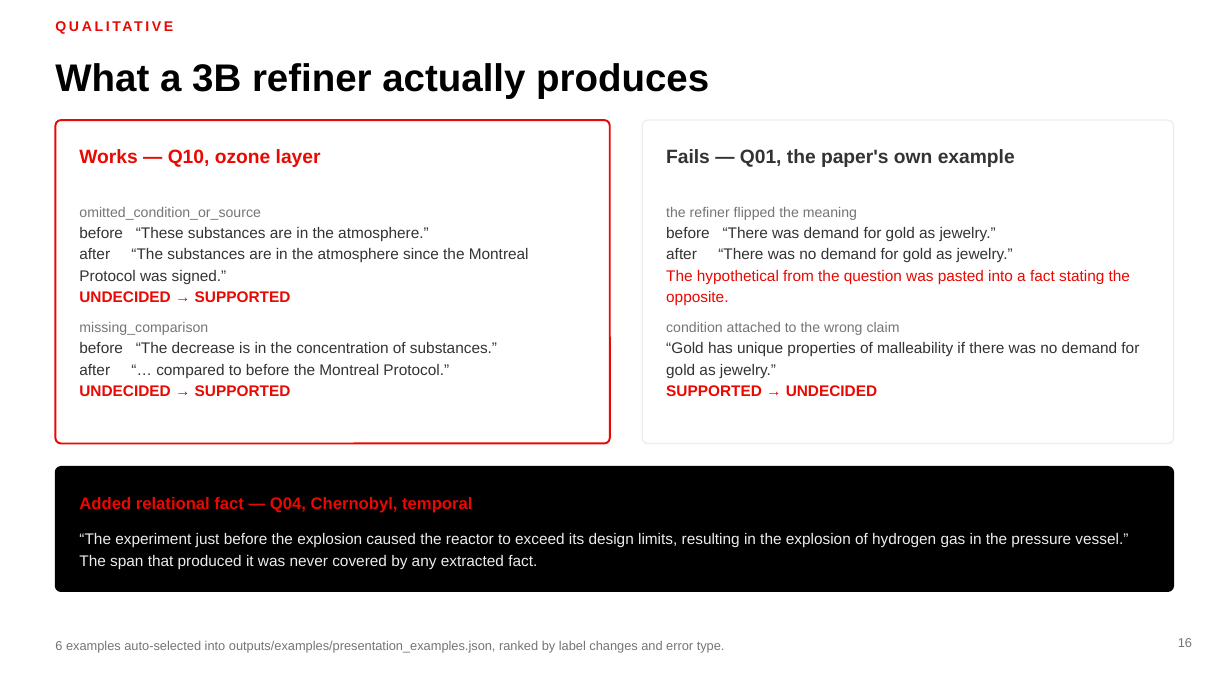
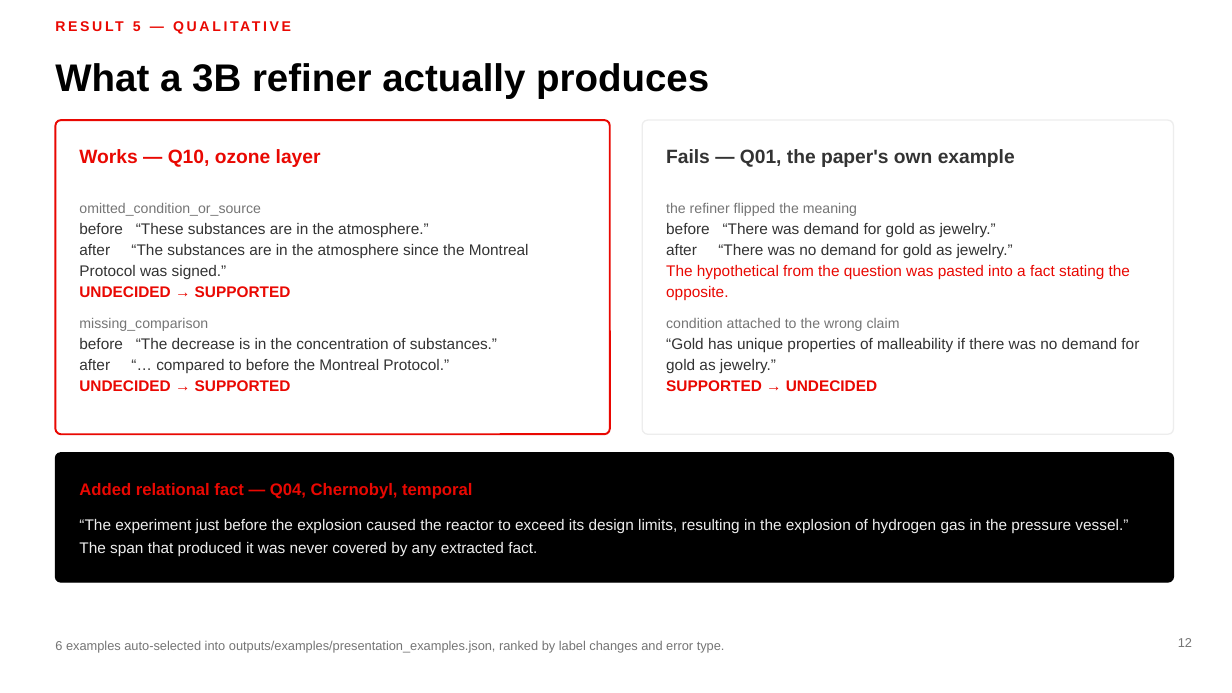
Before and after one commit to MadhavKrishna06/Verifact-Lite, a slide deck: slide 12 of presentation/VERIFACT-Lite-TTU.pptx (slide 16 before the commit). Drawn at 1232x693 pixels with LibreOffice and Linux fonts; fonts in the diff are those of the drawing. Boxes give left, top, right and bottom in pixels: in the first picture for what was removed or moved away, otherwise in the second. Text is boxed around its words. In the diff, an @@ line names an element or a change of style, - is before the commit and + after.

```diff
--- a/presentation/VERIFACT-Lite-TTU.pptx
+++ b/presentation/VERIFACT-Lite-TTU.pptx
@@ text at [133, 21, 141, 31]: text changed @@
-QUALITATIVE
+RESULT 5 — QUALITATIVE
@@ rounded rectangle: place and size @@
-rounded rectangle at [55, 120, 610, 444]
+rounded rectangle at [55, 120, 610, 434]
@@ rounded rectangle: place and size @@
-rounded rectangle at [642, 120, 1174, 444]
+rounded rectangle at [642, 120, 1174, 434]
@@ text "omitted_condition_or_source": place and size @@
-text "omitted_condition_or_source" at [79, 207, 529, 396]
+text "omitted_condition_or_source" at [79, 203, 529, 391]
@@ text "the refiner flipped the meaning": place and size @@
-text "the refiner flipped the meaning" at [666, 207, 1139, 396]
+text "the refiner flipped the meaning" at [666, 203, 1139, 391]
@@ proportions changed in 3 elements at [55, 120, 610, 434], [642, 120, 1174, 434], [55, 453, 1174, 582] @@
@@ rounded rectangle: place and size @@
-rounded rectangle at [55, 467, 1174, 592]
+rounded rectangle at [55, 453, 1174, 582]
@@ text "Added relational fact — Q04, ...": place and size @@
-text "Added relational fact — Q04, ..." at [79, 497, 472, 513]
+text "Added relational fact — Q04, ..." at [79, 483, 472, 499]
@@ text "“The experiment just before the ...": place and size @@
-text "“The experiment just before the ..." at [79, 533, 1128, 570]
+text "“The experiment just before the ..." at [79, 519, 1128, 556]
@@ page number at [1178, 638, 1192, 647]: text changed @@
-16
+12
```
Also in this commit, not shown: 13 other slides changed, 2 slides added, 7 slides removed, 1 other file.
